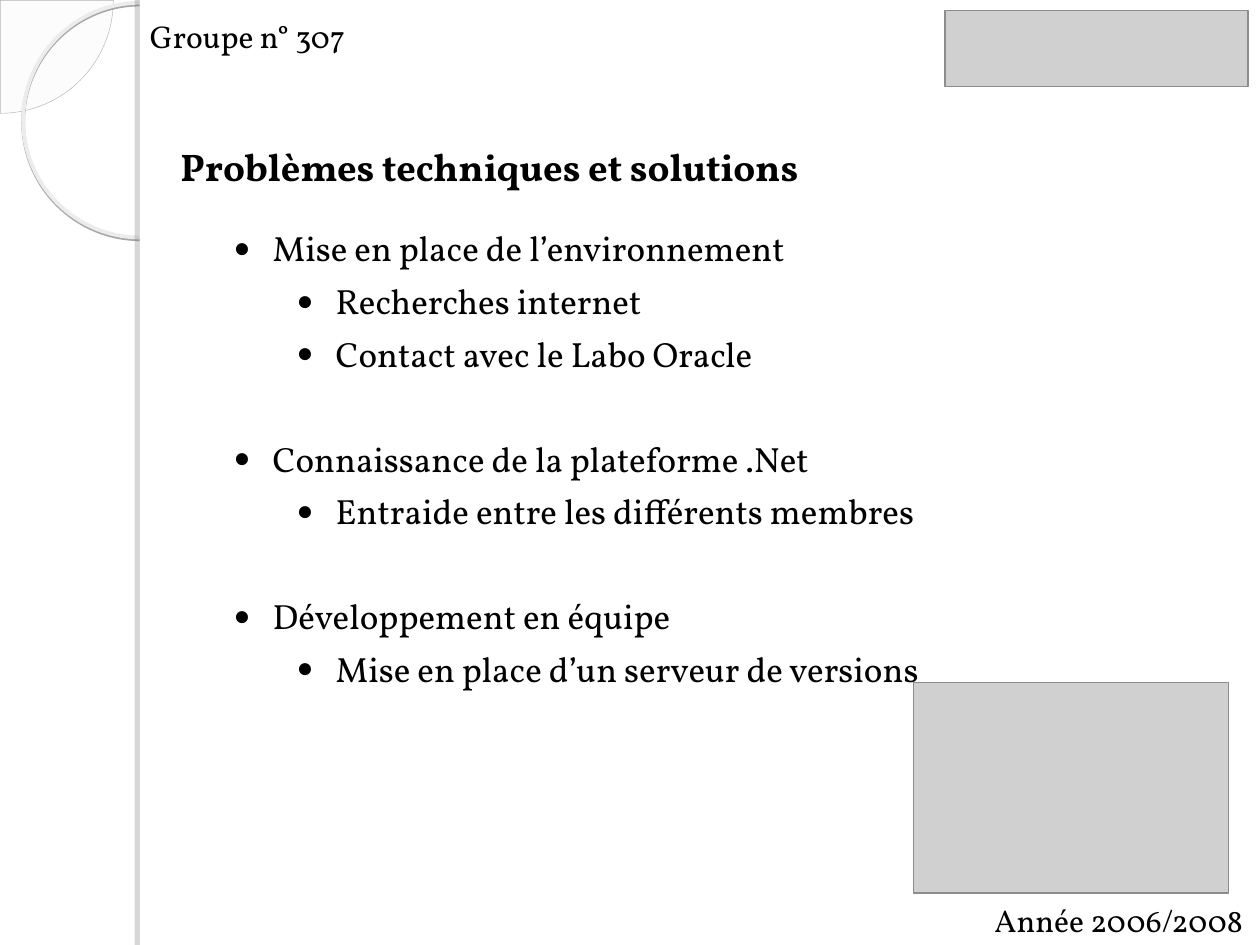
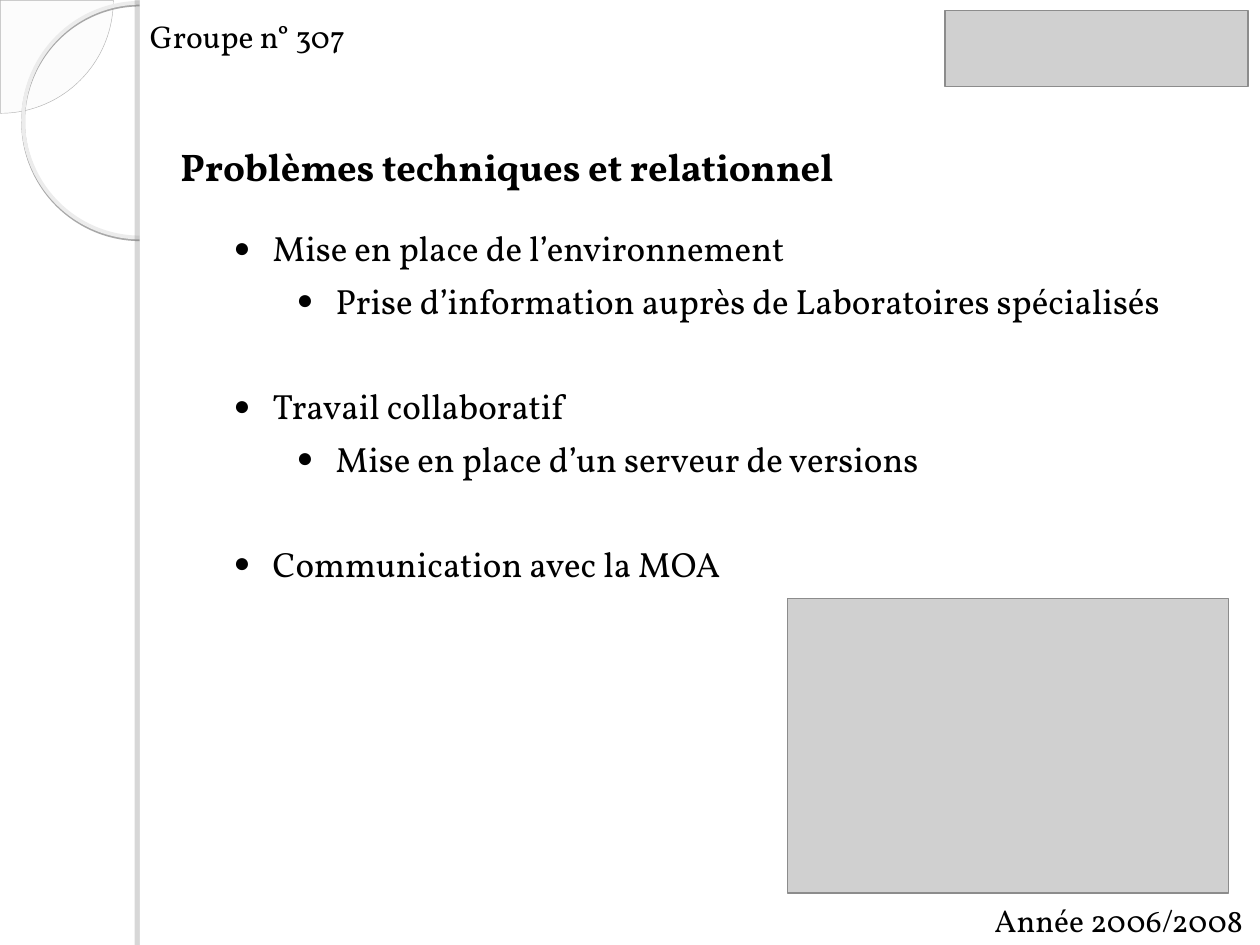
Before and after one commit to itsChris/abyss-project, a slide deck: slide 6 of ABYSS/doc/soutenance skar.ppt (slide 5 before the commit). Drawn at 1260x945 pixels with LibreOffice and Linux fonts; fonts in the diff are those of the drawing; grey boxes stand for pictures; background and template pictures are left out. Boxes give left, top, right and bottom in pixels: in the first picture for what was removed or moved away, otherwise in the second. Text is boxed around its words. In the diff, an @@ line names an element or a change of style, - is before the commit and + after.

```diff
--- a/ABYSS/doc/soutenance skar.ppt
+++ b/ABYSS/doc/soutenance skar.ppt
@@ text at [180,153,833,191]: text changed @@
-Problèmes techniques et solutions
+Problèmes techniques et relationnel
@@ text at [273,288,1160,420]: text changed @@
-  ● Recherches internet
-  ● Contact avec le Labo Oracle
-● Connaissance de la plateforme .Net
-  ● Entraide entre les différents membres
-● Développement en équipe
+  ● Prise d’information auprès de Laboratoires spécialisés
+● Travail collaboratif
@@ text at [273,552,720,578]: paragraph added @@
+● Communication avec la MOA
@@ picture: place and size @@
-picture at [914,683,1228,893]
+picture at [788,598,1228,893]
```
Also in this commit, not shown: 3 other slides changed, 1 slide added.
